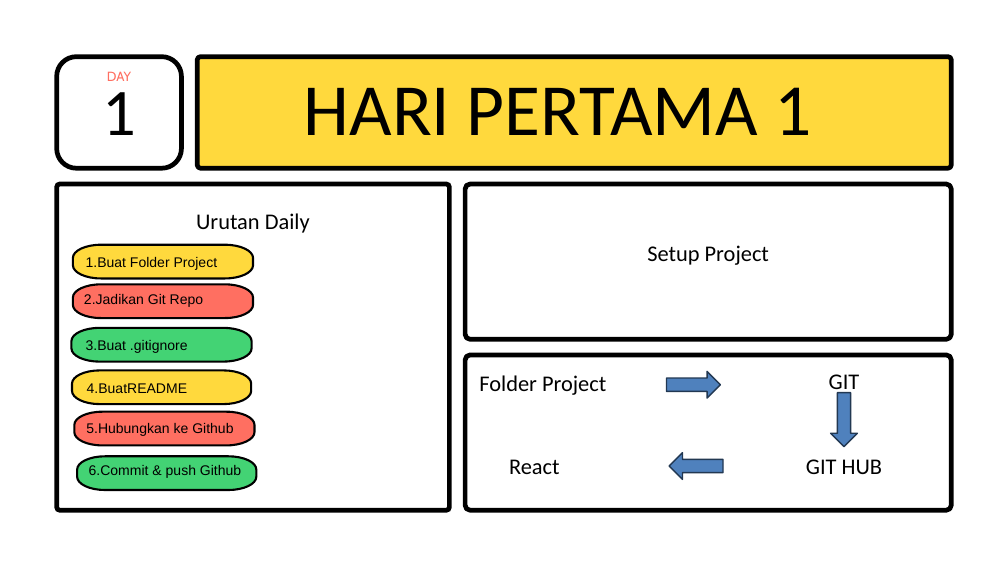
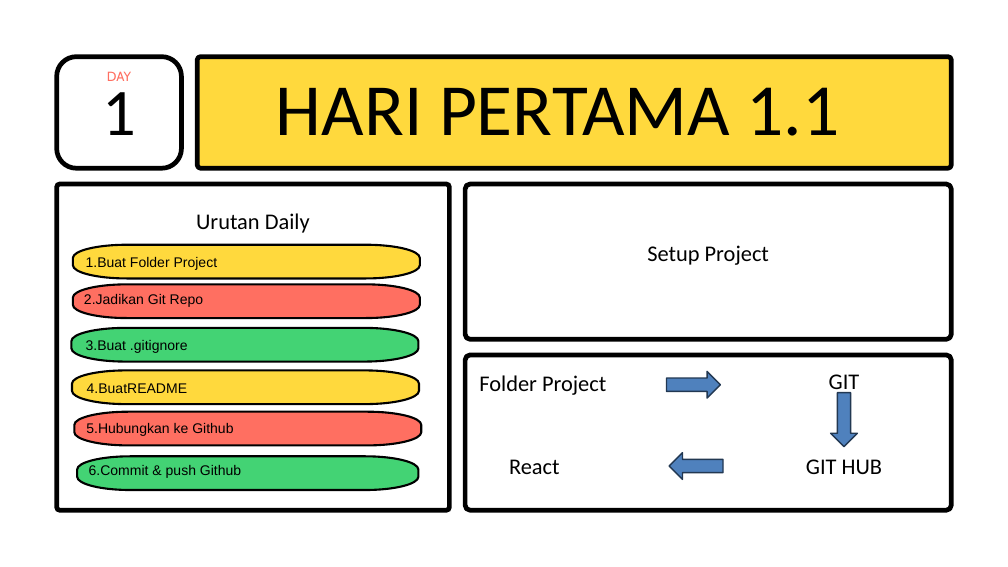
Before and after one commit to MuhammadRamdani121/Fullstack-30Hari, a slide deck: slide 2 of Rangkuman Cepat.pptx. Drawn at 1008x567 pixels with LibreOffice and Linux fonts; fonts in the diff are those of the drawing. Boxes give left, top, right and bottom in pixels: in the first picture for what was removed or moved away, otherwise in the second. Text is boxed around its words. In the diff, an @@ line names an element or a change of style, - is before the commit and + after.

```diff
--- a/Rangkuman Cepat.pptx
+++ b/Rangkuman Cepat.pptx
@@ text at (x1=276, y1=87, x2=839, y2=136): text changed @@
-HARI PERTAMA 1
+HARI PERTAMA 1.1
@@ freeform shape resized from (x1=73, y1=245, x2=253, y2=279) to (x1=73, y1=245, x2=420, y2=279) @@
@@ freeform shape resized from (x1=73, y1=284, x2=253, y2=318) to (x1=73, y1=284, x2=420, y2=318) @@
@@ freeform shape resized from (x1=72, y1=328, x2=251, y2=362) to (x1=72, y1=328, x2=418, y2=362) @@
@@ freeform shape resized from (x1=72, y1=370, x2=251, y2=404) to (x1=72, y1=370, x2=419, y2=404) @@
@@ freeform shape resized from (x1=74, y1=412, x2=254, y2=446) to (x1=74, y1=412, x2=421, y2=446) @@
@@ freeform shape resized from (x1=77, y1=456, x2=256, y2=490) to (x1=77, y1=456, x2=418, y2=490) @@
```
Also in this commit, not shown: 6 slides added, 3 slides removed, 1 other file.
